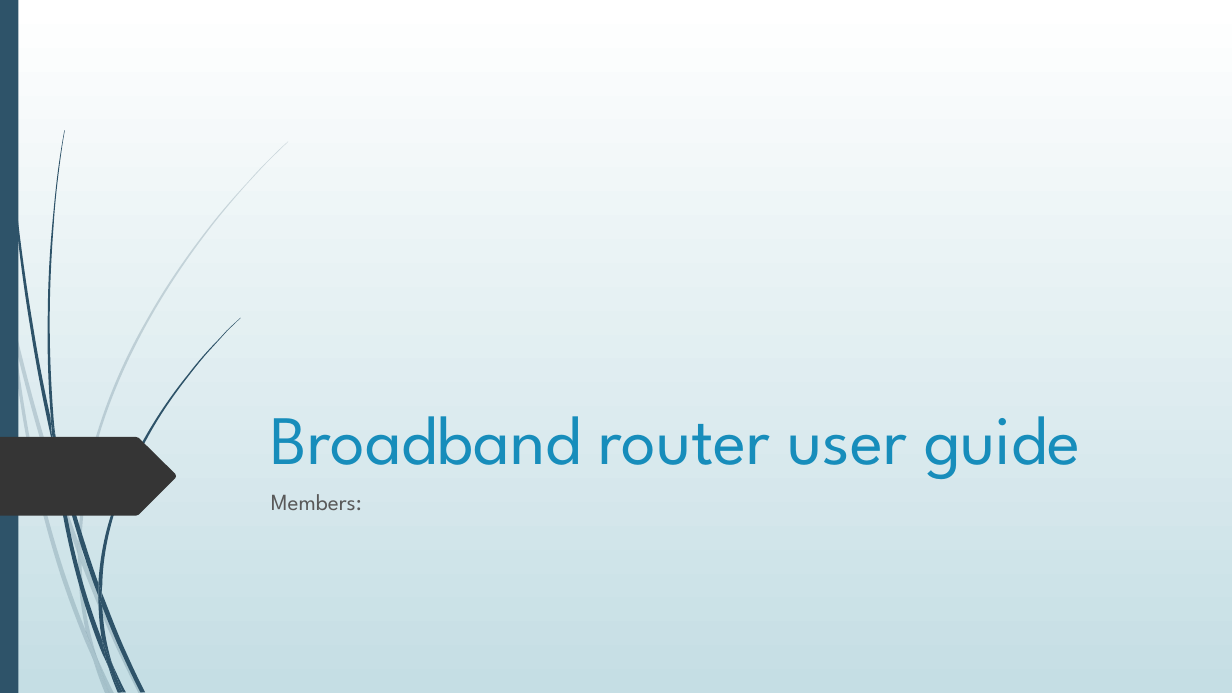
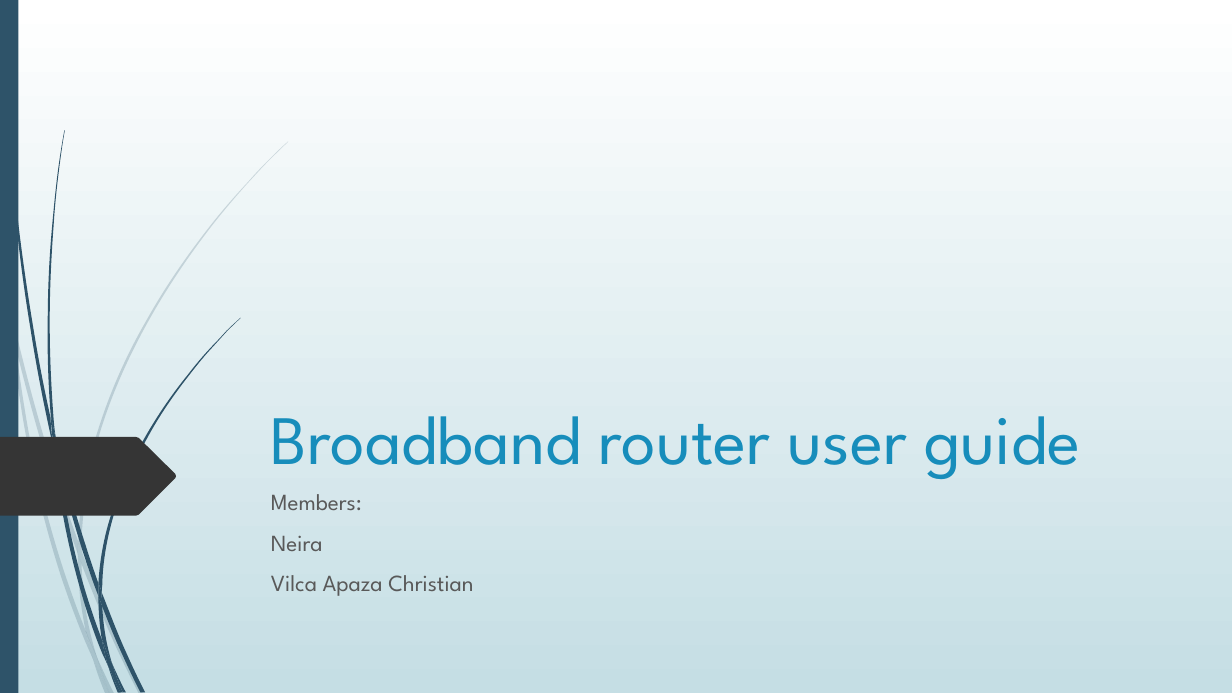
Before and after one commit to mxcat1/Archivos-Semestre5, a slide deck: slide 1 of COMUNICACION EMPRESARIAL/Broadband router user guide.pptx. Drawn at 1232x693 pixels with LibreOffice and Linux fonts; fonts in the diff are those of the drawing. Boxes give left, top, right and bottom in pixels: in the first picture for what was removed or moved away, otherwise in the second. Text is boxed around its words. In the diff, an @@ line names an element or a change of style, - is before the commit and + after.

```diff
--- a/COMUNICACION EMPRESARIAL/Broadband router user guide.pptx
+++ b/COMUNICACION EMPRESARIAL/Broadband router user guide.pptx
@@ subtitle at bbox=[271, 536, 473, 596]: paragraphs added @@
+Neira
+Vilca Apaza Christian
```
Also in this commit, not shown: 3 other slides changed.
